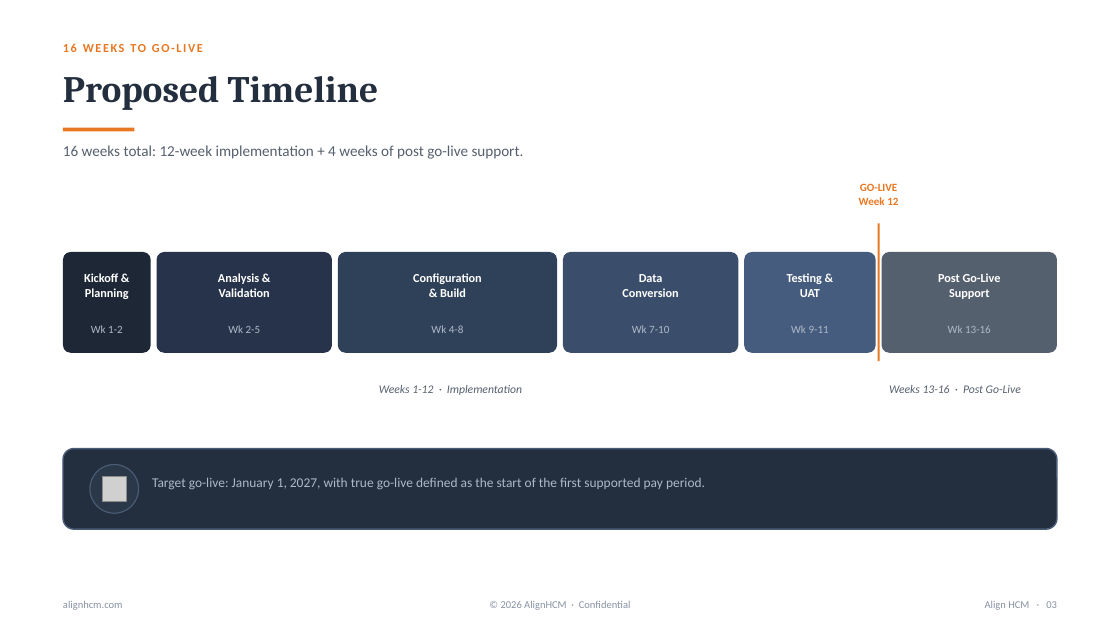
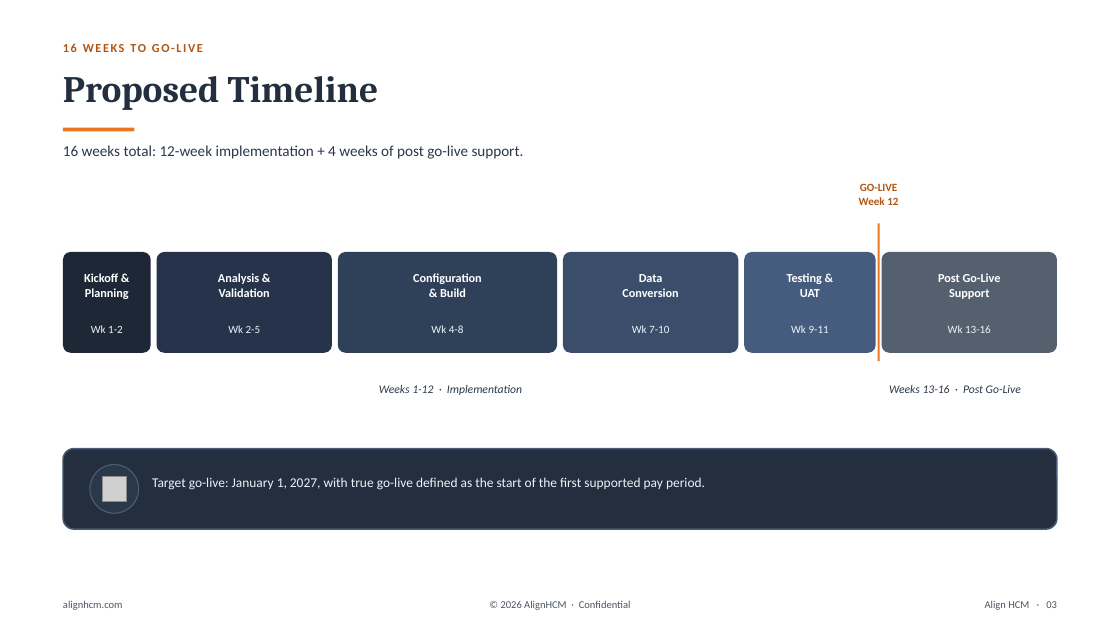
Before and after one commit to dillonmohr8777/client-operations-canonical, a slide deck: slide 3 of clients/align-hcm/deliverables/2026-08-12-bosley-hairclub-ukg-pro-merger-proposal/Align_HCM_Bosley_HairClub_UKG_Pro_Merger.pptx. Drawn at 1120x630 pixels with LibreOffice and Linux fonts; fonts in the diff are those of the drawing; grey boxes stand for pictures. Boxes give left, top, right and bottom in pixels: in the first picture for what was removed or moved away, otherwise in the second. Text is boxed around its words. In the diff, an @@ line names an element or a change of style, - is before the commit and + after.

```diff
--- a/clients/align-hcm/deliverables/2026-08-12-bosley-hairclub-ukg-pro-merger-proposal/Align_HCM_Bosley_HairClub_UKG_Pro_Merger.pptx
+++ b/clients/align-hcm/deliverables/2026-08-12-bosley-hairclub-ukg-pro-merger-proposal/Align_HCM_Bosley_HairClub_UKG_Pro_Merger.pptx
@@ text "16 WEEKS TO GO-LIVE" at (63,43,203,52): text colour #E97722 to #B05512 @@
@@ text "GO-LIVE" at (859,183,898,205): text colour #E97722 to #B05512 @@
@@ text colour #55606E to #2B3849 in 3 elements at (63,145,524,159), (379,385,522,395), (889,385,1021,393) @@
@@ text colour #AEB9C8 to #EDF2F8 in 7 elements at (91,325,123,333), (228,325,261,333), (431,325,464,333), (632,325,669,333), (791,325,829,333), (948,325,991,333), (152,477,705,490) @@
@@ text colour #8792A3 to #4A5563 in 3 elements at (63,600,123,610), (501,600,631,610), (985,601,1057,610) @@
```
Also in this commit, not shown: 6 other slides changed, 12 other files.
